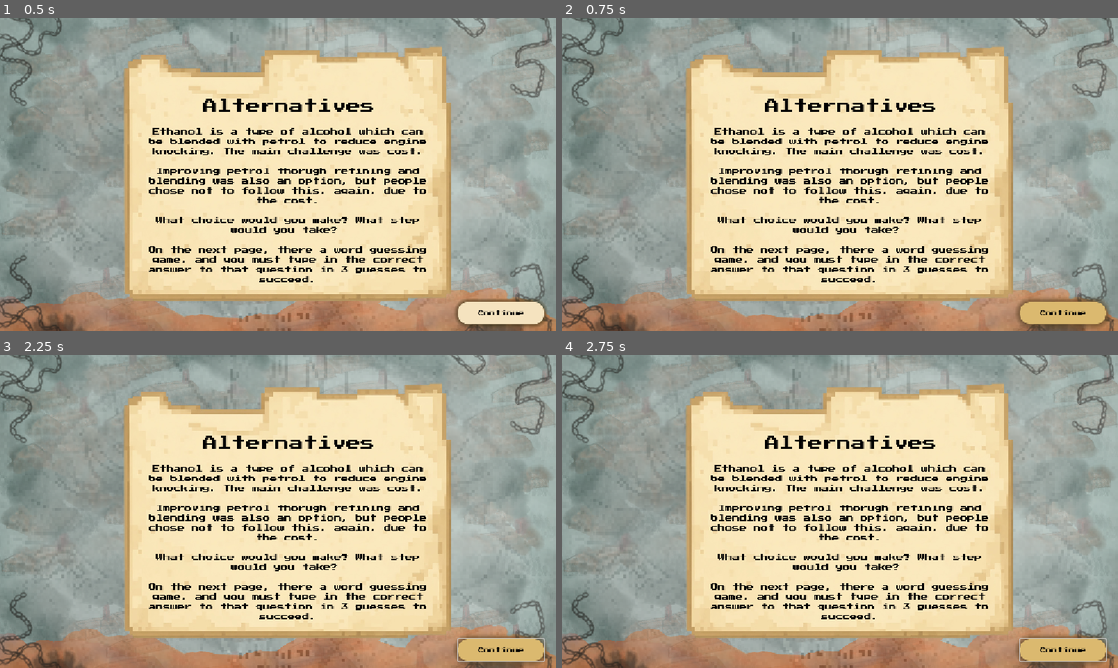
Above: before the commit, frames 1-4 (two rows, left to right).
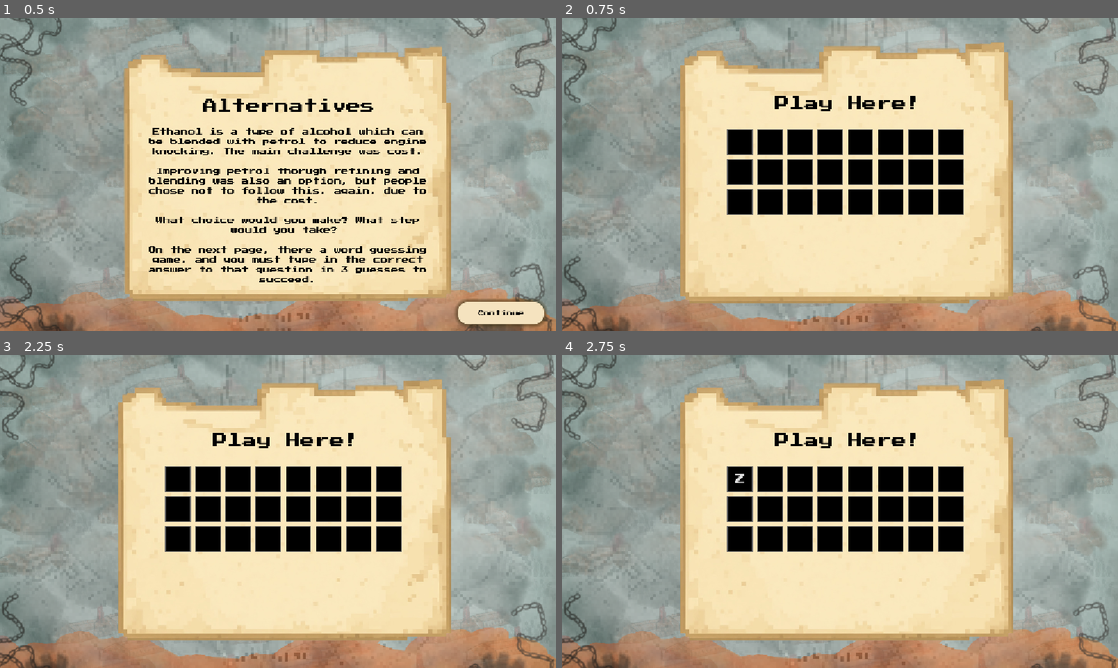
Above: after the commit, the same moments.

Repository: Anya-Gupta2025/legacy_of_truth_game
Game: Godot game, scene res://the_tomb_puzzle/tomb_puzzle_five.tscn
Same seed, same stepped clock (60 frames per second), same inputs: the game is played once before the commit and once after it. This scene is started directly instead of the project's main scene.
Inputs (mouse positions are in pixels of both pictures, inside the frame that each line leads up to):
- Up to frame 1 (0.5 s): no input
- Up to frame 2 (0.75 s): click "Continue" at 0.5 s
- Up to frame 3 (2.25 s): click (500, 649) at 1.25 s, where only the run before the commit has a clickable "Continue"; tap Enter (enter) at 2 s; hold Right (ui_right) from 2.03 s (still down); hold Enter (enter) from 2.03 s (still down)
- Up to frame 4 (2.75 s): keep holding Right (ui_right); keep holding Enter (enter); tap Z at 2.3 s

Frame 1 is identical in both runs. In frame 2, 22% of the frame differs, in the area x 0-100%, y 0-100%; in frame 3, 22%; in frame 4, 22%.

Commit message:
Finished puzzle and debugged error
In the backspace section of the puzzle, nothing would get entered after backspacing from the last letter, but now i added row_filled = false at the end of the backspace event so that there is always some space for letters after backspacing.

Diff:
--- a/legacy-of-truth/the_tomb_puzzle/tomb_puzzle_five.gd
+++ b/legacy-of-truth/the_tomb_puzzle/tomb_puzzle_five.gd
@@ -12,4 +12,4 @@
 
 
 func _on_continue_button_pressed() -> void:
-	pass # Replace with function body.
+	get_tree().change_scene_to_file("res://the_tomb_puzzle/tomb_worldle.tscn")
--- /dev/null
+++ b/legacy-of-truth/the_tomb_puzzle/tomb_puzzle_six.gd
@@ -0,0 +1,15 @@
+extends Control
+
+
+# Called when the node enters the scene tree for the first time.
+func _ready() -> void:
+	pass # Replace with function body.
+
+
+# Called every frame. 'delta' is the elapsed time since the previous frame.
+func _process(delta: float) -> void:
+	pass
+
+
+func _on_continue_button_pressed() -> void:
+	pass # Replace with function body.
--- /dev/null
+++ b/legacy-of-truth/the_tomb_puzzle/tomb_puzzle_six.tscn
@@ -0,0 +1,81 @@
+[gd_scene format=3 uid="uid://dslfrtne3i453"]
+
+[ext_resource type="Script" uid="uid://cwe8vnu3t0lui" path="res://the_tomb_puzzle/tomb_puzzle_six.gd" id="1_pxtgp"]
+[ext_resource type="Texture2D" uid="uid://cqe4u5vl0np55" path="res://the_tomb_puzzle/images/scene_6_puzzle.png" id="2_4eeed"]
+[ext_resource type="FontFile" uid="uid://badgspl4ys7bv" path="res://fonts/Press_Start_2P/PressStart2P-Regular.ttf" id="3_i1ady"]
+
+[sub_resource type="StyleBoxTexture" id="StyleBoxTexture_dp5p7"]
+texture = ExtResource("2_4eeed")
+
+[sub_resource type="StyleBoxFlat" id="StyleBoxFlat_tsr88"]
+bg_color = Color(0.95808893, 0.891297, 0.7481391, 1)
+corner_radius_top_left = 20
+corner_radius_top_right = 20
+corner_radius_bottom_right = 20
+corner_radius_bottom_left = 20
+shadow_color = Color(0.21952009, 0.18261361, 0.06079729, 0.6)
+shadow_size = 9
+
+[sub_resource type="StyleBoxFlat" id="StyleBoxFlat_twtta"]
+bg_color = Color(0.78462434, 0.6533989, 0.35722053, 1)
+corner_radius_top_left = 20
+corner_radius_top_right = 20
+corner_radius_bottom_right = 20
+corner_radius_bottom_left = 20
+corner_detail = 3
+shadow_color = Color(0.3146209, 0.2381379, 0.10773856, 0.6)
+shadow_size = 12
+
+[sub_resource type="StyleBoxFlat" id="StyleBoxFlat_mlvov"]
+bg_color = Color(0.8575603, 0.72716826, 0.4374222, 1)
+corner_radius_top_left = 20
+corner_radius_top_right = 20
+corner_radius_bottom_right = 20
+corner_radius_bottom_left = 20
+corner_detail = 3
+shadow_color = Color(0.3146209, 0.2381379, 0.10773856, 0.6)
+shadow_size = 12
+
+[node name="TombPuzzleSix" type="Control" unique_id=1135755606]
+layout_mode = 3
+anchors_preset = 15
+anchor_right = 1.0
+anchor_bottom = 1.0
+grow_horizontal = 2
+grow_vertical = 2
+script = ExtResource("1_pxtgp")
+
+[node name="Panel" type="Panel" parent="." unique_id=914998083]
+layout_mode = 1
+anchors_preset = 15
+anchor_right = 1.0
+anchor_bottom = 1.0
+grow_horizontal = 2
+grow_vertical = 2
+theme_override_styles/panel = SubResource("StyleBoxTexture_dp5p7")
+
+[node name="continue_button" type="Button" parent="Panel" unique_id=1725847212]
+layout_mode = 1
+anchors_preset = 3
+anchor_left = 1.0
+anchor_top = 1.0
+anchor_right = 1.0
+anchor_bottom = 1.0
+offset_left = -203.0
+offset_top = -60.0
+offset_right = -25.0
+offset_bottom = -14.0
+grow_horizontal = 0
+grow_vertical = 0
+size_flags_vertical = 3
+theme_override_colors/font_color = Color(0.0093103545, 0.0093103545, 0.0093103545, 1)
+theme_override_colors/font_pressed_color = Color(0, 0, 0, 1)
+theme_override_colors/font_hover_color = Color(0, 0, 0, 1)
+theme_override_fonts/font = ExtResource("3_i1ady")
+theme_override_font_sizes/font_size = 12
+theme_override_styles/normal = SubResource("StyleBoxFlat_tsr88")
+theme_override_styles/pressed = SubResource("StyleBoxFlat_twtta")
+theme_override_styles/hover = SubResource("StyleBoxFlat_mlvov")
+text = "Continue"
+
+[connection signal="pressed" from="Panel/continue_button" to="." method="_on_continue_button_pressed"]
--- a/legacy-of-truth/the_tomb_puzzle/tomb_worldle.gd
+++ b/legacy-of-truth/the_tomb_puzzle/tomb_worldle.gd
@@ -25,17 +25,18 @@
 			print("Letter: ", letter)
 
 			# Only update until entire row is filled.
-			if not row_filled:
+			if not row_filled and index < buttons.size():
 				buttons[index].text = letter
 				index += 1
 
-				if index != 0 and index % 8 == 0:
+				if index > 0 and index % SIZE == 0:
 					row_filled = true
 
 	if Input.is_action_pressed("back"):
-		if index > 0 and index > latest_row_index:
+		if index > latest_row_index:
 			index -= 1
 			buttons[index].text = ""
+			row_filled = false
 
 	if Input.is_action_pressed("enter"):
 		# Only check win if the entire word ahs been types out
@@ -97,11 +98,20 @@
 	if entered_text == puzzle_word:
 		result_layer.show()
 		label.text = "You suceeded!"
+		continue_button.show()
 		lose_button.hide()
 		lose_label.hide()
 
 	# Check lose condition when all attempts are up
-	if index == buttons.size():
+	elif index == buttons.size():
 		result_layer.show()
 		label.text = "You couldn't suceed!"
 		continue_button.hide()
+		lose_button.show()
+		lose_label.show()
+
+func _on_continue_button_pressed() -> void:
+	get_tree().change_scene_to_file("res://the_tomb_puzzle/tomb_puzzle_six.tscn")
+
+func _on_lose_button_pressed() -> void:
+	get_tree().change_scene_to_file("res://the_tomb_level_one/level_one_the_tomb.tscn")
--- a/legacy-of-truth/the_tomb_puzzle/tomb_worldle.tscn
+++ b/legacy-of-truth/the_tomb_puzzle/tomb_worldle.tscn
@@ -20,15 +20,23 @@
 zoom = Vector2(0.33, 0.33)
 
 [node name="Sprite2D" type="Sprite2D" parent="." unique_id=456755001]
-position = Vector2(578, 328.5)
-scale = Vector2(0.6010417, 0.6064815)
+position = Vector2(562, 317.99988)
+scale = Vector2(1.8531251, 1.8666666)
 texture = ExtResource("1_7300d")
 
 [node name="GridContainer" type="GridContainer" parent="." unique_id=1874137011]
-offset_left = 327.0
-offset_top = 250.0
-offset_right = 877.0
-offset_bottom = 450.0
+anchors_preset = 8
+anchor_left = 0.5
+anchor_top = 0.5
+anchor_right = 0.5
+anchor_bottom = 0.5
+offset_left = -126.0
+offset_top = 39.0
+offset_right = 424.0
+offset_bottom = 239.0
+grow_horizontal = 2
+grow_vertical = 2
+scale = Vector2(2.697583, 2.697583)
 theme_override_constants/h_separation = 10
 theme_override_constants/v_separation = 10
 columns = 8
@@ -262,9 +270,9 @@
 theme_override_colors/font_color = Color(0.31294692, 0.078790836, 0.038262814, 1)
 theme_override_fonts/font = ExtResource("2_kqsty")
 theme_override_font_sizes/font_size = 25
-text = "You lost! Try level again to get sword
-piece, or skip this puzzle and walk
-over it when you return to level."
+text = "You lost! Try level again to get the
+sword piece, or skip this puzzle and
+walk over it when you return to level."
 horizontal_alignment = 1
 
 [node name="continue_button" type="Button" parent="result_layer" unique_id=1098180508]
@@ -290,3 +298,6 @@
 theme_override_styles/pressed = SubResource("StyleBoxFlat_sublu")
 theme_override_styles/hover = SubResource("StyleBoxFlat_sublu")
 text = "CONTINUE"
+
+[connection signal="pressed" from="result_layer/continue_button" to="." method="_on_continue_button_pressed"]
+[connection signal="pressed" from="result_layer/lose_button" to="." method="_on_lose_button_pressed"]
Binary file added: legacy-of-truth/the_tomb_puzzle/images/scene_6_puzzle.png
Not shown, added: legacy-of-truth/the_tomb_puzzle/images/scene_6_puzzle.png.import
Not shown, added: legacy-of-truth/the_tomb_puzzle/tomb_puzzle_six.gd.uid
